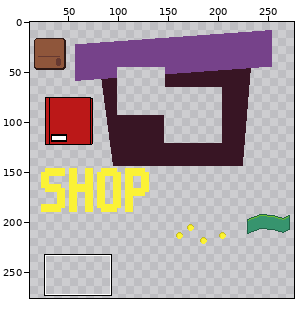
Two states of a pixel-art file, aseprite/sprites.aseprite. The picture above shows the old version from afar; the outline marks the close-up.
Close-up. The starting point:
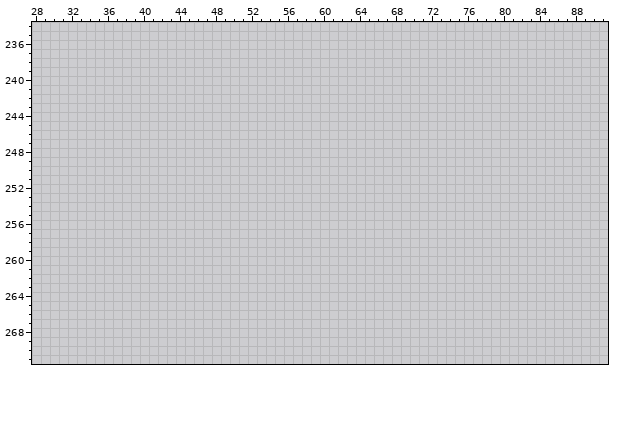
300x300 pixels, 1 frame. Shown: x 28..91, y 234..271. The wide view leaves out empty margins. The commit also changed other parts of the picture, which this record leaves out.
After the commit:
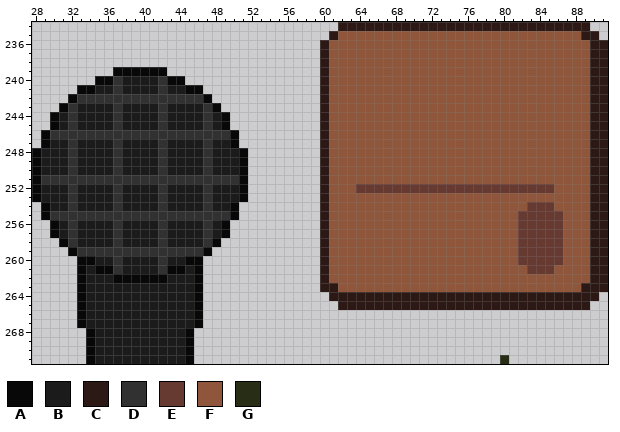
Palette (. is transparent): A #080808  B #1b1b1b  C #2c1815  D #313131  E #663931  F #8f563b  G #282e16
Diff:
--- layer "Layer 1"
@@ x 28..91 @@
-234 ................................................................
-235 ................................................................
-236 ................................................................
-237 ................................................................
-238 ................................................................
-239 ................................................................
-240 ................................................................
-241 ................................................................
-242 ................................................................
-243 ................................................................
-244 ................................................................
-245 ................................................................
-246 ................................................................
-247 ................................................................
-248 ................................................................
-249 ................................................................
-250 ................................................................
-251 ................................................................
-252 ................................................................
-253 ................................................................
-254 ................................................................
-255 ................................................................
-256 ................................................................
-257 ................................................................
-258 ................................................................
-259 ................................................................
-260 ................................................................
-261 ................................................................
-262 ................................................................
-263 ................................................................
-264 ................................................................
-265 ................................................................
-266 ................................................................
-267 ................................................................
-268 ................................................................
-269 ................................................................
-270 ................................................................
-271 ................................................................
+234 ..................................CCCCCCCCCCCCCCCCCCCCCCCCCCCC..
+235 .................................CFFFFFFFFFFFFFFFFFFFFFFFFFFFCC.
+236 ................................CFFFFFFFFFFFFFFFFFFFFFFFFFFFFFCC
+237 ................................CFFFFFFFFFFFFFFFFFFFFFFFFFFFFFCC
+238 ................................CFFFFFFFFFFFFFFFFFFFFFFFFFFFFFCC
+239 .........AAAAAA.................CFFFFFFFFFFFFFFFFFFFFFFFFFFFFFCC
+240 .......AADBBBBDAA...............CFFFFFFFFFFFFFFFFFFFFFFFFFFFFFCC
+241 .....AABBDBBBBDBBAA.............CFFFFFFFFFFFFFFFFFFFFFFFFFFFFFCC
+242 ....ADDDDDDDDDDDDDDA............CFFFFFFFFFFFFFFFFFFFFFFFFFFFFFCC
+243 ...ADBBBBDBBBBDBBBBDA...........CFFFFFFFFFFFFFFFFFFFFFFFFFFFFFCC
+244 ..ABDBBBBDBBBBDBBBBDBA..........CFFFFFFFFFFFFFFFFFFFFFFFFFFFFFCC
+245 ..ABDBBBBDBBBBDBBBBDBA..........CFFFFFFFFFFFFFFFFFFFFFFFFFFFFFCC
+246 .ADDDDDDDDDDDDDDDDDDDDA.........CFFFFFFFFFFFFFFFFFFFFFFFFFFFFFCC
+247 .ABBDBBBBDBBBBDBBBBDBBA.........CFFFFFFFFFFFFFFFFFFFFFFFFFFFFFCC
+248 ABBBDBBBBDBBBBDBBBBDBBBA........CFFFFFFFFFFFFFFFFFFFFFFFFFFFFFCC
+249 ABBBDBBBBDBBBBDBBBBDBBBA........CFFFFFFFFFFFFFFFFFFFFFFFFFFFFFCC
+250 ABBBDBBBBDBBBBDBBBBDBBBA........CFFFFFFFFFFFFFFFFFFFFFFFFFFFFFCC
+251 ADDDDDDDDDDDDDDDDDDDDDDA........CFFFFFFFFFFFFFFFFFFFFFFFFFFFFFCC
+252 ABBBDBBBBDBBBBDBBBBDBBBA........CFFFEEEEEEEEEEEEEEEEEEEEEEFFFFCC
+253 ABBBDBBBBDBBBBDBBBBDBBBA........CFFFFFFFFFFFFFFFFFFFFFFFFFFFFFCC
+254 .ABBDBBBBDBBBBDBBBBDBBA.........CFFFFFFFFFFFFFFFFFFFFFFEEEFFFFCC
+255 .ADDDDDDDDDDDDDDDDDDDDA.........CFFFFFFFFFFFFFFFFFFFFFEEEEEFFFCC
+256 ..ABDBBBBDBBBBDBBBBDBA..........CFFFFFFFFFFFFFFFFFFFFFEEEEEFFFCC
+257 ..ABDBBBBDBBBBDBBBBDBA..........CFFFFFFFFFFFFFFFFFFFFFEEEEEFFFCC
+258 ...ADBBBBDBBBBDBBBBDA...........CFFFFFFFFFFFFFFFFFFFFFEEEEEFFFCC
+259 ....ADDDDDDDDDDDDDDA............CFFFFFFFFFFFFFFFFFFFFFEEEEEFFFCC
+260 .....AABBDBBBBDBBAA.............CFFFFFFFFFFFFFFFFFFFFFEEEEEFFFCC
+261 .....ABAADBBBBDAABA.............CFFFFFFFFFFFFFFFFFFFFFFEEEFFFFCC
+262 .....ABBBAAAAAABBBA.............CFFFFFFFFFFFFFFFFFFFFFFFFFFFFFCC
+263 .....ABBBBBBBBBBBBA.............CCFFFFFFFFFFFFFFFFFFFFFFFFFFFCCC
+264 .....ABBBBBBBBBBBBA..............CCCCCCCCCCCCCCCCCCCCCCCCCCCCCC.
+265 .....ABBBBBBBBBBBBA...............CCCCCCCCCCCCCCCCCCCCCCCCCCCC..
+266 .....ABBBBBBBBBBBBA.............................................
+267 .....ABBBBBBBBBBBBA.............................................
+268 ......ABBBBBBBBBBA..............................................
+269 ......ABBBBBBBBBBA..............................................
+270 ......ABBBBBBBBBBA..............................................
+271 ......ABBBBBBBBBBA..................................G...........
